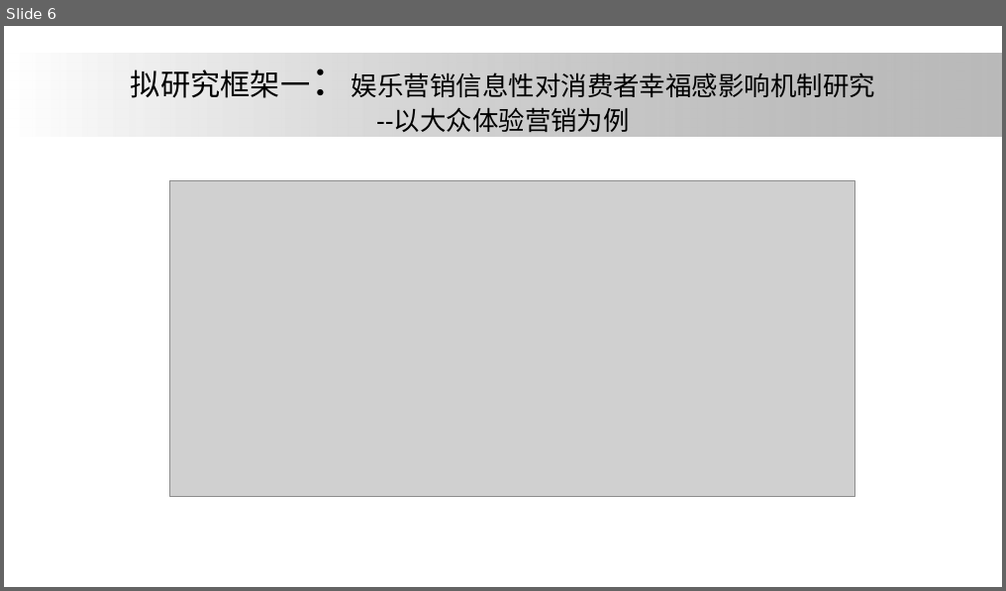
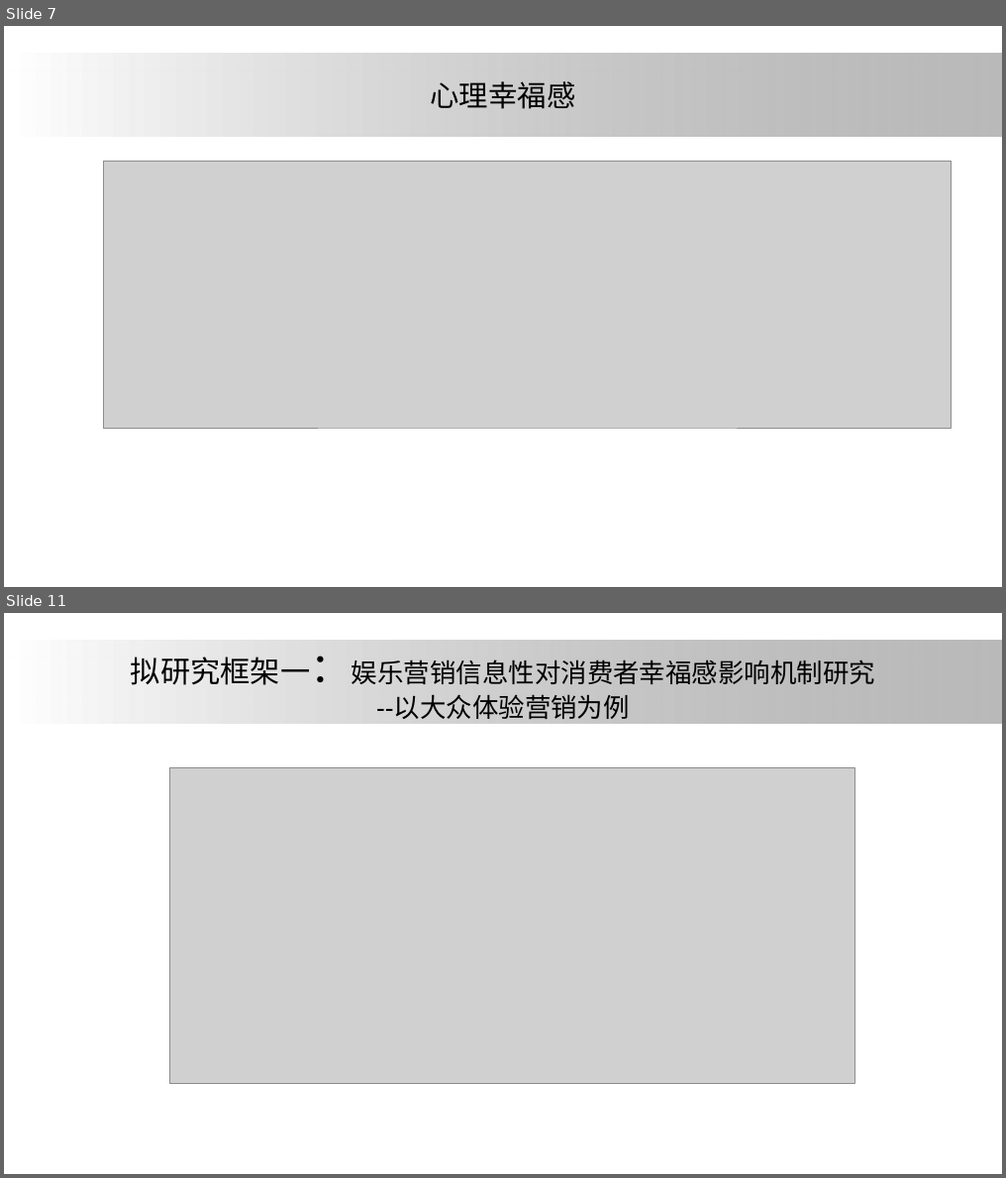
Before and after one commit to ElsaLuo/-, a slide deck: 我的坚果云/研究生搞学术/大论文/论文汇报/one.pptx. Shown one above the other, each under a label of ours: slide 6 before the commit, slides 7 and 11 after it; the slides between them are not shown. The pictures are 1006x591 and 1006x1178 pixels, drawn with LibreOffice and Linux fonts; fonts in the diff are those of the drawing; grey boxes stand for pictures; background and template pictures are left out. Boxes give left, top, right and bottom in pixels: in the first picture for what was removed or moved away, otherwise in the second. Text is boxed around its words. In the diff, an @@ line names an element or a change of style, - is before the commit and + after.

```diff
--- a/我的坚果云/研究生搞学术/大论文/论文汇报/one.pptx
+++ b/我的坚果云/研究生搞学术/大论文/论文汇报/one.pptx
@@ slide 7 added at [4, 26, 1002, 587], background #FFFFFF; not listed: 1 template element that a slide beside it also shows @@
@@ title added at [431, 81, 576, 109], 28 pt, text #000000 @@
+心理幸福感
@@ picture added at [104, 161, 951, 428] @@
@@ what was slide 6 is now slide 11 @@
```
Also in this commit, not shown: 2 slides changed, 7 other slides added, 3 slides removed.
